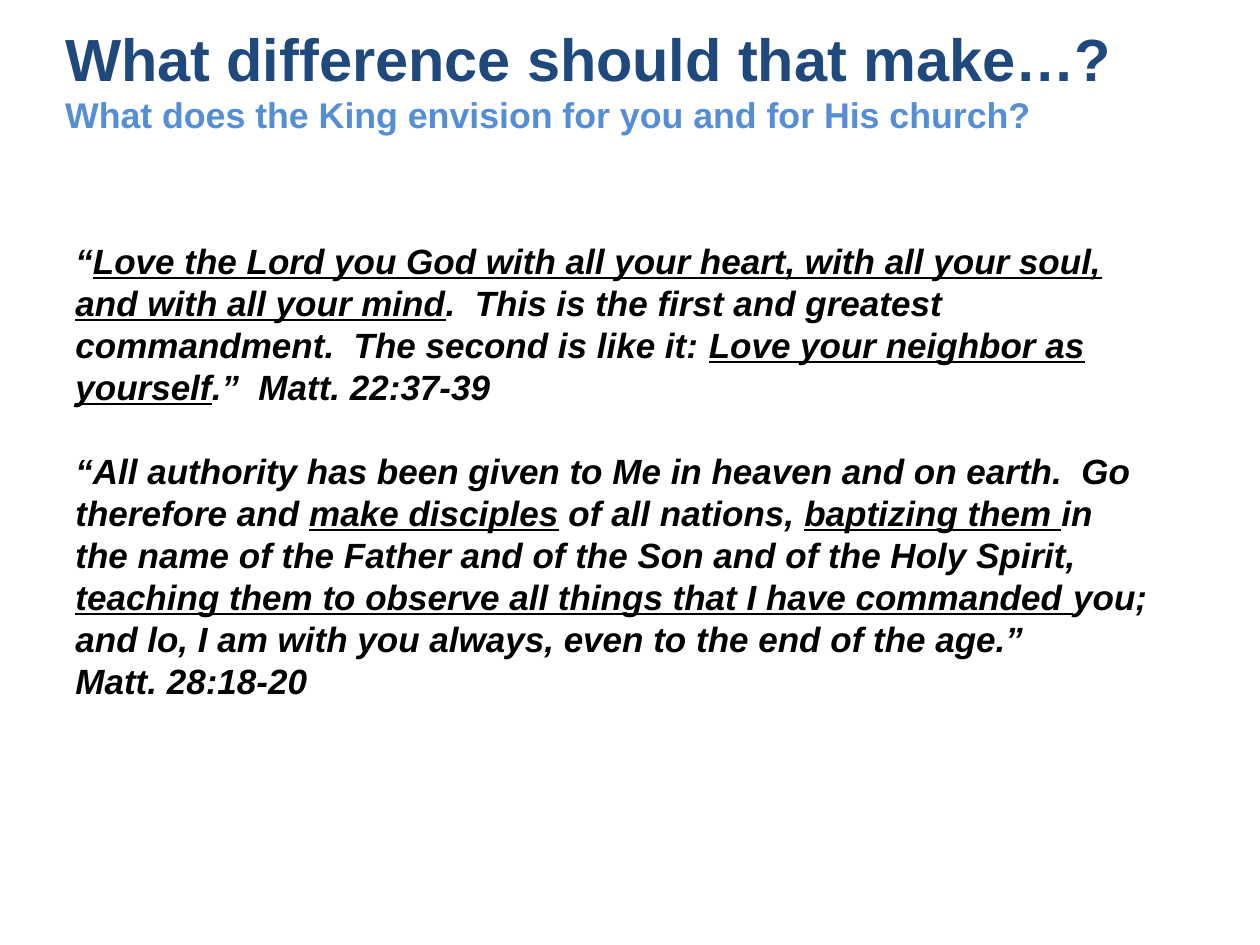
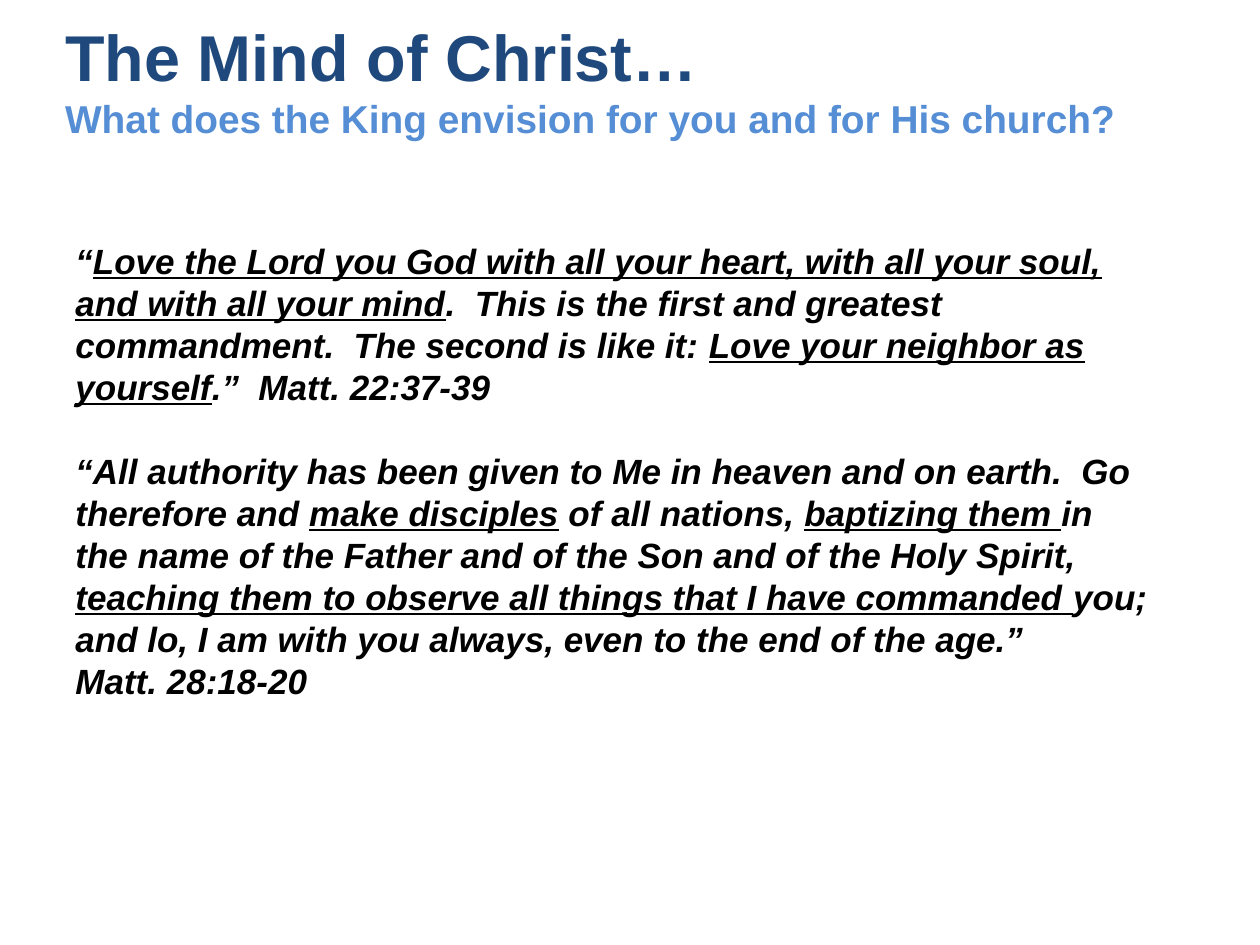
Before and after one commit to UsefulEngines/EvangelismPublic, a slide deck: slide 10 of 2024-07-03/Perseverance-July2024.pptx. Drawn at 1260x945 pixels with LibreOffice and Linux fonts; fonts in the diff are those of the drawing. Boxes give left, top, right and bottom in pixels: in the first picture for what was removed or moved away, otherwise in the second. Text is boxed around its words. In the diff, an @@ line names an element or a change of style, - is before the commit and + after.

```diff
--- a/2024-07-03/Perseverance-July2024.pptx
+++ b/2024-07-03/Perseverance-July2024.pptx
@@ text at bbox=[65, 34, 1115, 140]: text changed; size 20.4 to 22.2 pt @@
-What difference should that make…?
-What does the King envision for you and for His church?
+The Mind of Christ…
+What does the King envision for you and for His church?
```
Also in this commit, not shown: 4 other files.
